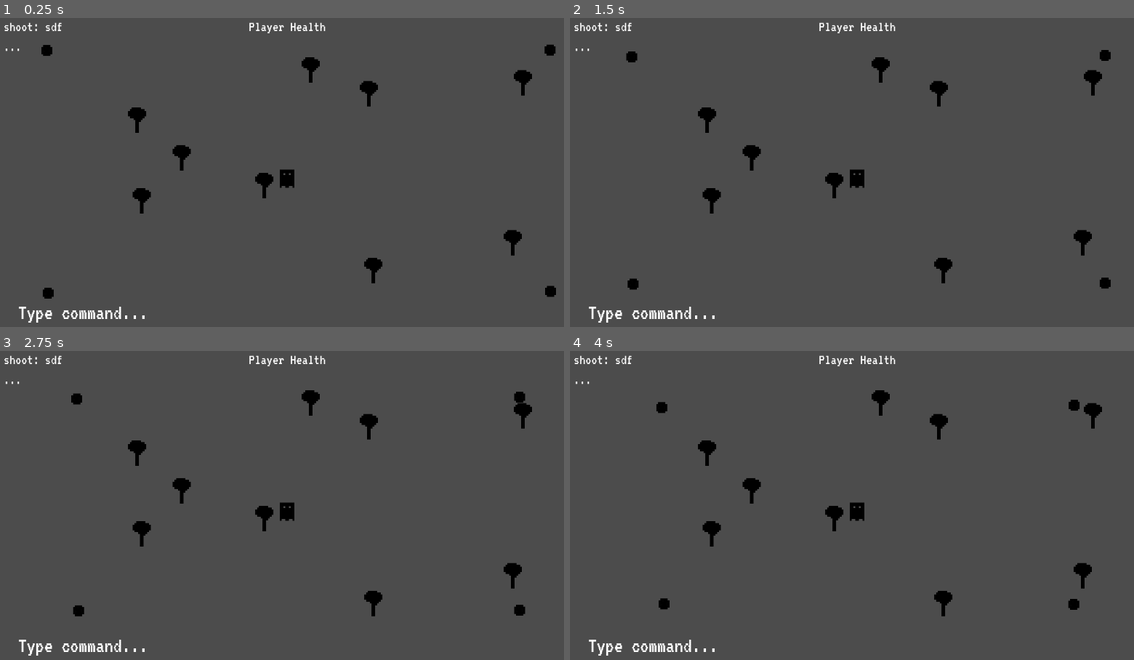
Above: before the commit, frames 1-4 (two rows, left to right).
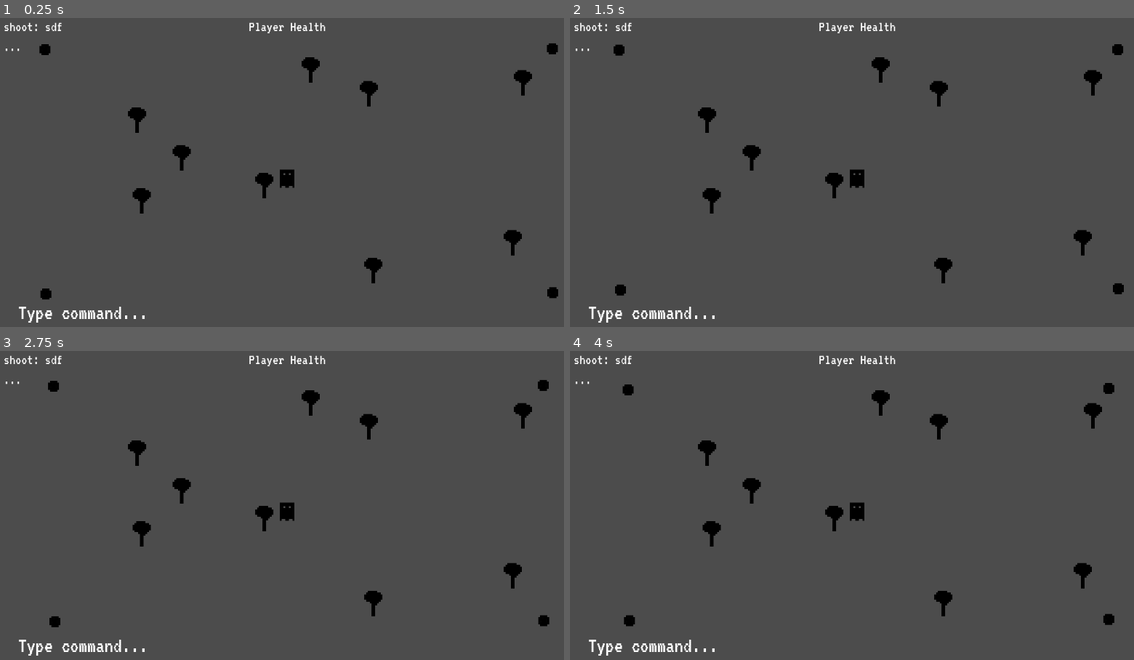
Above: after the commit, the same moments.

Repository: Anudin/LD41
Game: Godot game, scene res://Main.tscn
The game is run twice, just before and just after one commit, with the same random seed, the same clock (stepped at 60 frames per second) and the same inputs.
Inputs:
- Up to frame 1 (0.25 s): no input
- Up to frame 2 (1.5 s): tap Enter at 0.5, 0.6 s; tap Space at 0.77 s; tap Backspace at 1.35 s
- Up to frame 3 (2.75 s): tap Space at 1.52 s; tap Delete at 2.1 s
- Up to frame 4 (4 s): tap Enter at 2.85 s; tap Space at 3.02, 3.77 s; tap Backspace at 3.6 s

The runs differ from the first frame. In frame 1, 0.1% of the frame differs, in the area x 6-99%, y 8-92%; in frame 2, 0.5%; in frame 3, 0.5%, in the area x 8-98%, y 9-90%; in frame 4, 0.5%.

Commit message:
Add slowmotion effect

Diff:
--- a/AI/AttackPlayer.gd
+++ b/AI/AttackPlayer.gd
@@ -2,6 +2,8 @@
 
 onready var Parent = get_parent()
 onready var Player = $"/root/Main/Player"
+
+const SLOWMOTION_FACTOR = 0.3
 
 var last_position = Vector2(0,0)
 var speed = 30
@@ -18,8 +20,12 @@
 		return
 
 	var angle_to_player = rad2deg(Parent.get_angle_to(Player.position))
+	var modifiers = 1
 
-	Parent.position += (Player.position - Parent.position).normalized() * speed * delta
+	if Player.direction == Vector2(0,0):
+		modifiers *= SLOWMOTION_FACTOR
+
+	Parent.position += (Player.position - Parent.position).normalized() * speed * delta * modifiers
 
 func _on_animation_finished():
 	Parent.queue_free()
Binary file removed: AI/explosion.png
Not shown, removed: AI/explosion.png.import
